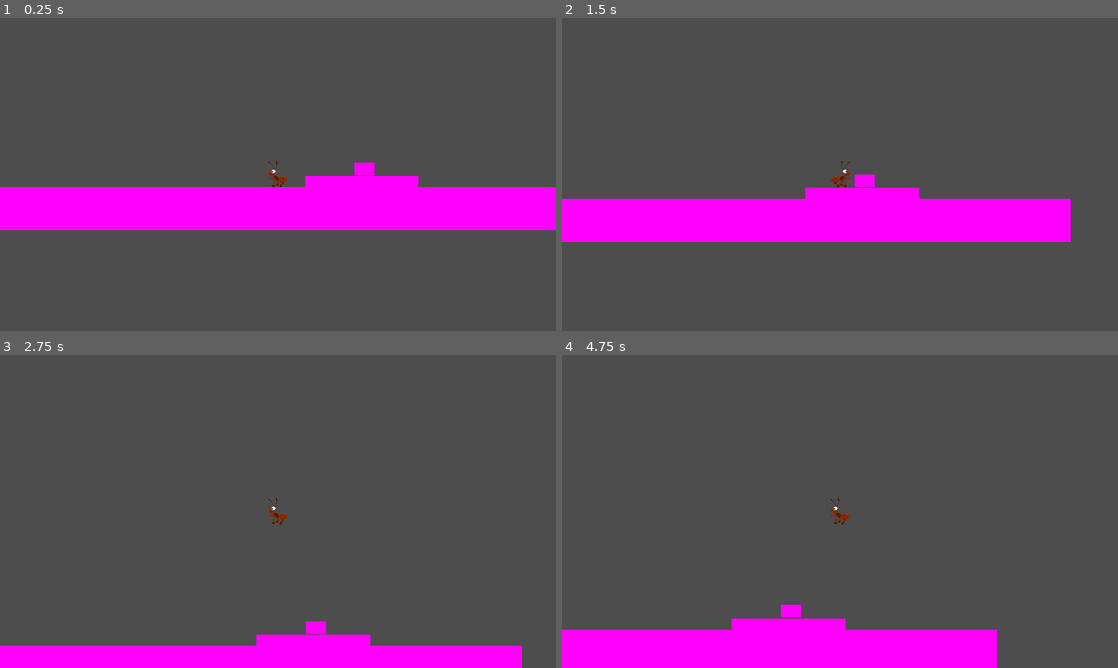
Above: before the commit, frames 1-4 (two rows, left to right).
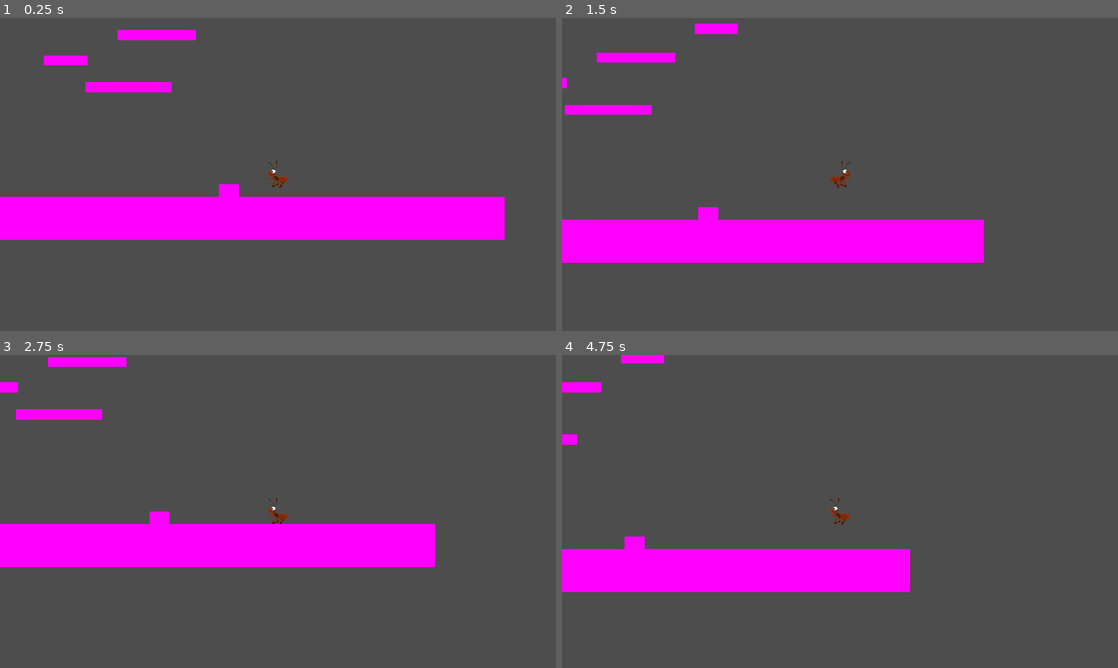
Above: after the commit, the same moments.

Repository: Couleslaw/Mycelium-Dominion-Antfall
Game: Godot game, scene res://Scenes/jumpking/jumpking.tscn
Same seed, same stepped clock (60 frames per second), same inputs: the game is played once before the commit and once after it. The project has no main scene, so this scene is started directly.
Inputs:
- Up to frame 1 (0.25 s): no input
- Up to frame 2 (1.5 s): hold Right (ui_right) from 0.53 s (still down); tap Up (ui_up) at 0.77 s
- Up to frame 3 (2.75 s): tap Up (ui_up) at 1.52 s; release Right (ui_right) at 2.03 s; hold Left (ui_left) from 2.03 s (still down)
- Up to frame 4 (4.75 s): release Left (ui_left) at 2.78 s; hold Right (ui_right) 2.78-4.28 s; tap Up (ui_up) at 3.02, 3.77, 4.52 s; hold Left (ui_left) from 4.28 s (still down)

The runs differ from the first frame. In frame 1, 8.9% of the frame differs, in the area x 0-100%, y 3-71%; in frame 2, 14%; in frame 3, 20%; in frame 4, 20%, in the area x 0-79%, y 0-100%.

Commit message:
do details

Diff:
--- a/game-files/Scenes/jumpking/ant.gd
+++ b/game-files/Scenes/jumpking/ant.gd
@@ -2,7 +2,7 @@
 
 
 const SPEED = 300.0
-const JUMP_VELOCITY = -300.0
+const JUMP_VELOCITY = -500.0
 @onready var sprite = $AnimatedSprite2D
 
 # Get the gravity from the project settings to be synced with RigidBody nodes.
@@ -35,4 +35,4 @@
 	move_and_slide()
 
 func catapult():
-	velocity.y = JUMP_VELOCITY*3
+	velocity.y = JUMP_VELOCITY*2
--- a/game-files/Scenes/jumpking/jumpking.tscn
+++ b/game-files/Scenes/jumpking/jumpking.tscn
@@ -1,48 +1,13 @@
-[gd_scene load_steps=9 format=3 uid="uid://3hglaqyo0qi8"]
+[gd_scene load_steps=4 format=3 uid="uid://3hglaqyo0qi8"]
 
 [ext_resource type="Script" path="res://Scenes/jumpking/jumpking.gd" id="1_bsgj3"]
 [ext_resource type="PackedScene" uid="uid://bk7e1pep2aiqg" path="res://Scenes/jumpking/ant.tscn" id="1_iptl5"]
-[ext_resource type="PackedScene" uid="uid://2ux78gphwwy7" path="res://Scenes/jumpking/platforma.tscn" id="3_3mrt7"]
-[ext_resource type="PackedScene" uid="uid://bxsjdmp33muos" path="res://Scenes/jumpking/jumper.tscn" id="4_8hm4c"]
-
-[sub_resource type="RectangleShape2D" id="RectangleShape2D_ru14t"]
-size = Vector2(2127, 296)
-
-[sub_resource type="BoxMesh" id="BoxMesh_upou4"]
-size = Vector3(20, 20, 1)
-
-[sub_resource type="PlaceholderTexture2D" id="PlaceholderTexture2D_1xhec"]
-
-[sub_resource type="WorldBoundaryShape2D" id="WorldBoundaryShape2D_s4h0y"]
-normal = Vector2(1, 0)
-distance = -153.0
+[ext_resource type="PackedScene" uid="uid://cex4l38gguvn7" path="res://Scenes/jumpking/level.tscn" id="3_ppreg"]
 
 [node name="Jumpking" type="Node2D"]
 script = ExtResource("1_bsgj3")
 
 [node name="Player" parent="." instance=ExtResource("1_iptl5")]
-position = Vector2(10, -2)
+position = Vector2(238, -47)
 
-[node name="StaticBody2D" type="StaticBody2D" parent="."]
-position = Vector2(153, 64)
-
-[node name="CollisionShape2D" type="CollisionShape2D" parent="StaticBody2D"]
-position = Vector2(-167, 149)
-shape = SubResource("RectangleShape2D_ru14t")
-
-[node name="MeshInstance2D" type="MeshInstance2D" parent="StaticBody2D/CollisionShape2D"]
-position = Vector2(48, -75.25)
-scale = Vector2(98.6, 7.425)
-mesh = SubResource("BoxMesh_upou4")
-texture = SubResource("PlaceholderTexture2D_1xhec")
-
-[node name="Border" type="CollisionShape2D" parent="StaticBody2D"]
-position = Vector2(-951, 58)
-shape = SubResource("WorldBoundaryShape2D_s4h0y")
-
-[node name="Sprite2D" parent="StaticBody2D" instance=ExtResource("3_3mrt7")]
-position = Vector2(147, 22)
-scale = Vector2(392, 123.5)
-
-[node name="jumper" parent="StaticBody2D" instance=ExtResource("4_8hm4c")]
-position = Vector2(155, -64)
+[node name="StaticBody2D" parent="." instance=ExtResource("3_ppreg")]
--- /dev/null
+++ b/game-files/Scenes/jumpking/level.tscn
@@ -0,0 +1,63 @@
+[gd_scene load_steps=7 format=3 uid="uid://cex4l38gguvn7"]
+
+[ext_resource type="PackedScene" uid="uid://2ux78gphwwy7" path="res://Scenes/jumpking/platforma.tscn" id="1_yi8su"]
+[ext_resource type="PackedScene" uid="uid://bxsjdmp33muos" path="res://Scenes/jumpking/jumper.tscn" id="2_aqq6f"]
+
+[sub_resource type="RectangleShape2D" id="RectangleShape2D_ru14t"]
+size = Vector2(2127, 296)
+
+[sub_resource type="BoxMesh" id="BoxMesh_upou4"]
+size = Vector3(20, 20, 1)
+
+[sub_resource type="PlaceholderTexture2D" id="PlaceholderTexture2D_1xhec"]
+
+[sub_resource type="WorldBoundaryShape2D" id="WorldBoundaryShape2D_s4h0y"]
+normal = Vector2(1, 0)
+distance = -153.0
+
+[node name="level" type="StaticBody2D"]
+position = Vector2(153, 64)
+
+[node name="CollisionShape2D" type="CollisionShape2D" parent="."]
+position = Vector2(-167, 149)
+shape = SubResource("RectangleShape2D_ru14t")
+
+[node name="MeshInstance2D" type="MeshInstance2D" parent="CollisionShape2D"]
+position = Vector2(48, -75.25)
+scale = Vector2(98.6, 7.425)
+mesh = SubResource("BoxMesh_upou4")
+texture = SubResource("PlaceholderTexture2D_1xhec")
+
+[node name="Border" type="CollisionShape2D" parent="."]
+position = Vector2(-951, 58)
+shape = SubResource("WorldBoundaryShape2D_s4h0y")
+
+[node name="platform" parent="." instance=ExtResource("1_yi8su")]
+position = Vector2(-356, -379.5)
+
+[node name="jumper" parent="." instance=ExtResource("2_aqq6f")]
+position = Vector2(-85, -23)
+
+[node name="platform2" parent="." instance=ExtResource("1_yi8su")]
+position = Vector2(-505, -379.5)
+
+[node name="platform3" parent="." instance=ExtResource("1_yi8su")]
+position = Vector2(-648, -472)
+
+[node name="platform4" parent="." instance=ExtResource("1_yi8su")]
+position = Vector2(-395, -560)
+
+[node name="platform5" parent="." instance=ExtResource("1_yi8su")]
+position = Vector2(-273, -560)
+
+[node name="platform6" parent="." instance=ExtResource("1_yi8su")]
+position = Vector2(-57, -659)
+
+[node name="platform7" parent="." instance=ExtResource("1_yi8su")]
+position = Vector2(85, -731)
+
+[node name="jumper2" parent="." instance=ExtResource("2_aqq6f")]
+position = Vector2(124, -772)
+
+[node name="platform8" parent="." instance=ExtResource("1_yi8su")]
+position = Vector2(653, -1129)
--- a/game-files/Scenes/jumpking/platforma.tscn
+++ b/game-files/Scenes/jumpking/platforma.tscn
@@ -5,8 +5,8 @@
 [sub_resource type="RectangleShape2D" id="RectangleShape2D_wgmww"]
 size = Vector2(1, 1)
 
-[node name="Sprite2D" type="Sprite2D"]
-scale = Vector2(100, 20)
+[node name="platform" type="Sprite2D"]
+scale = Vector2(150, 35)
 texture = SubResource("PlaceholderTexture2D_ph7ac")
 
 [node name="StaticBody2D" type="StaticBody2D" parent="."]
